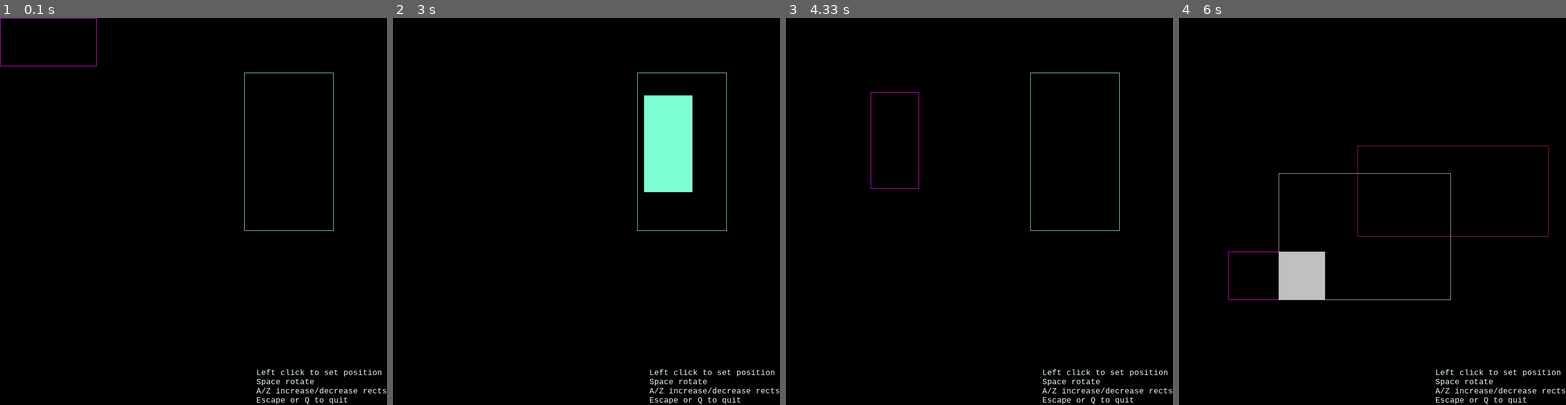
Above: before the commit, frames 1-4 (left to right).
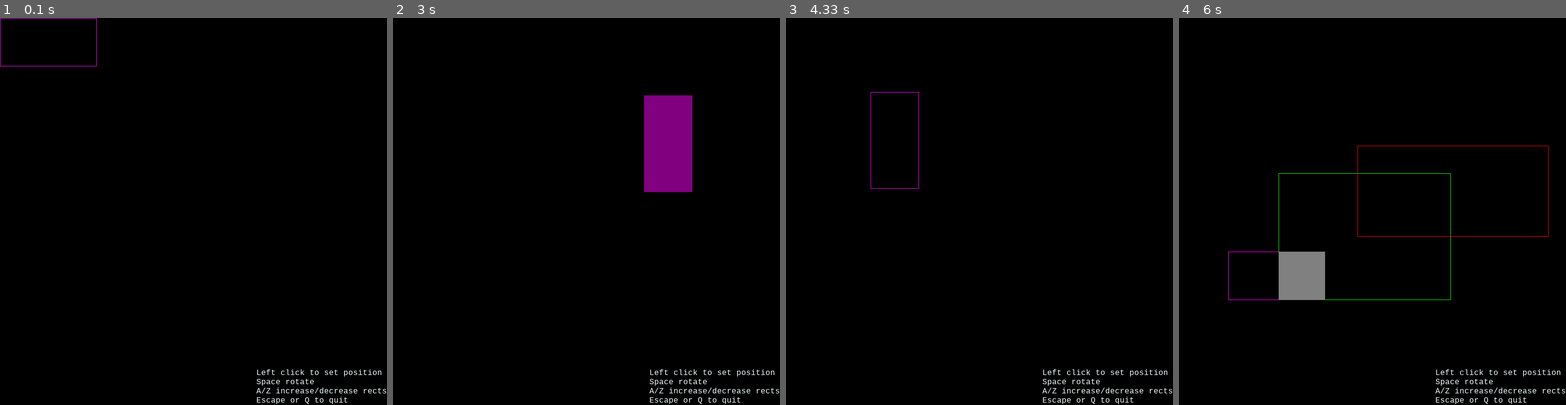
Above: after the commit, the same moments.

Repository: hitbox/scratch
Game: pygame game, started from pygame/overlap.py
Two runs of this game, one before a commit and one after it. Both use one fixed random seed, a clock stepped at 60 frames per second and the inputs below.
Inputs (mouse positions are in pixels of both pictures, inside the frame that each line leads up to):
- Up to frame 1 (0.1 s): no input
- Up to frame 2 (3 s): click (710, 199) at 0.38 s; tap Space at 0.67 s; click (632, 246) at 1.05 s; click (447, 199) at 1.38 s; click (574, 145) at 1.72 s; click (524, 83) at 2.05 s; click (439, 126) at 2.38 s; click (667, 141) at 2.72 s
- Up to frame 3 (4.33 s): click (863, 79) at 3.05 s; click (871, 254) at 3.38 s; click (921, 323) at 3.72 s; click (894, 141) at 4.05 s
- Up to frame 4 (6 s): click (1295, 242) at 4.38 s; click (1279, 110) at 4.72 s; click (1283, 343) at 5.05 s; click (1295, 273) at 5.38 s; tap Space at 5.73 s; click (1275, 277) at 5.75 s; tap A at 5.82 s

The runs differ from the first frame. In frame 1, 0.2% of the frame differs, in the area x 63-87%, y 14-55%; in frame 2, 3.3%; in frame 3, 0.2%; in frame 4, 1.8%.

Commit message:
overlap.py
- simpler colorful colors generation
- lerp between overlaps
- use pygame built ins

Diff:
--- a/pygame/overlap.py
+++ b/pygame/overlap.py
@@ -1,35 +1,16 @@
 import argparse
 import contextlib
+import itertools as it
 import os
 import random
 import string
 
-from itertools import cycle
-from itertools import pairwise
 from operator import attrgetter
 
 with contextlib.redirect_stdout(open(os.devnull, 'w')):
     import pygame
 
-exclude = [
-    'black',
-    'dark',
-    'gray',
-    'grey',
-    'light',
-    'medium',
-    'pale',
-    'white',
-]
-
-colorfuls = [
-    (name, color)
-    for name, color in pygame.color.THECOLORS.items()
-    if not any(unwanted in name for unwanted in exclude)
-    and not set(name).intersection(string.digits)
-]
-random.shuffle(colorfuls)
-colorfuls = dict(colorfuls)
+colorfuls = list(it.product((255,0), repeat=3))
 
 class RectDraw:
 
@@ -51,7 +32,7 @@
 def align(rects, attr1, attr2):
     "Set brect.attr1 to arect.attr2 pairwise"
     attr2 = attrgetter(attr2)
-    for a, b in pairwise(rects):
+    for a, b in it.pairwise(rects):
         setattr(b, attr1, attr2(a))
 
 def wrap(rects):
@@ -78,6 +59,10 @@
 
 def overlap(a, b):
     "Overlapping rect of a and b rects"
+    # XXX
+    # - unnecessary function
+    # - use pygame.Rect.clip
+    # - clip_from.clip(clip_to)
     _, left, right, _ = sorted([a.left, a.right, b.left, b.right])
     _, top, bottom, _ = sorted([a.top, a.bottom, b.top, b.bottom])
     width = right - left
@@ -85,7 +70,8 @@
     return pygame.Rect(left, top, width, height)
 
 def generate_rects(n, draw_rects, spawn, side):
-    colors = cycle(colorfuls)
+    random.shuffle(colorfuls)
+    colors = it.cycle(colorfuls)
     mindim = side // 4
     while len(draw_rects) < n:
         color = next(colors)
@@ -129,16 +115,17 @@
     for image, rect in zip(images, rects):
         background.blit(image, rect)
 
-    knife = pygame.Rect((0,)*2, (200,100))
+    knife = RectDraw(
+        pygame.Rect((0,)*2, (200,100)),
+        color='magenta',
+    )
 
     nrects = 2
     draw_rects = None
 
     def genrects():
         nonlocal draw_rects
-        draw_rects = [
-            RectDraw(knife, color='magenta'),
-        ]
+        draw_rects = [knife]
         generate_rects(nrects, draw_rects, spawn, side=side)
 
     genrects()
@@ -161,7 +148,7 @@
                     pygame.event.post(pygame.event.Event(pygame.QUIT))
                 elif event.key == pygame.K_SPACE:
                     # rotate
-                    knife.size = (knife.height, knife.width)
+                    knife.rect.size = (knife.rect.height, knife.rect.width)
                 elif event.key == pygame.K_a:
                     nrects += 1
                     genrects()
@@ -172,7 +159,7 @@
         # update
         b1, b2, b3 = pygame.mouse.get_pressed()
         if b1:
-            knife.center = pygame.mouse.get_pos()
+            knife.rect.center = pygame.mouse.get_pos()
         # draw
         screen.blit(background, (0,)*2)
         # draw rects and collect overlaps
@@ -181,8 +168,9 @@
             color = draw_rect.style.get('color', 'magenta')
             border = draw_rect.style.get('border', 1)
             pygame.draw.rect(screen, color, draw_rect.rect, border)
-            if draw_rect.rect is not knife and knife.colliderect(draw_rect.rect):
-                overlapping.append((draw_rect, overlap(knife, draw_rect.rect)))
+            if draw_rect.rect is not knife.rect and knife.rect.colliderect(draw_rect.rect):
+                overlap = draw_rect.rect.clip(knife.rect)
+                overlapping.append((draw_rect, overlap))
 
         # draw overlaps sorted smallest area last
         def overlap_area(item):
@@ -190,7 +178,9 @@
             return area(overlaprect)
 
         for draw_rect, rect in sorted(overlapping, key=overlap_area, reverse=True):
-            color = draw_rect.style.get('color', 'magenta')
+            color1 = pygame.Color(knife.style.get('color', 'magenta'))
+            color2 = pygame.Color(draw_rect.style.get('color', 'magenta'))
+            color = color1.lerp(color2, 0.5)
             pygame.draw.rect(screen, color, rect, 0)
         pygame.display.flip()
 
